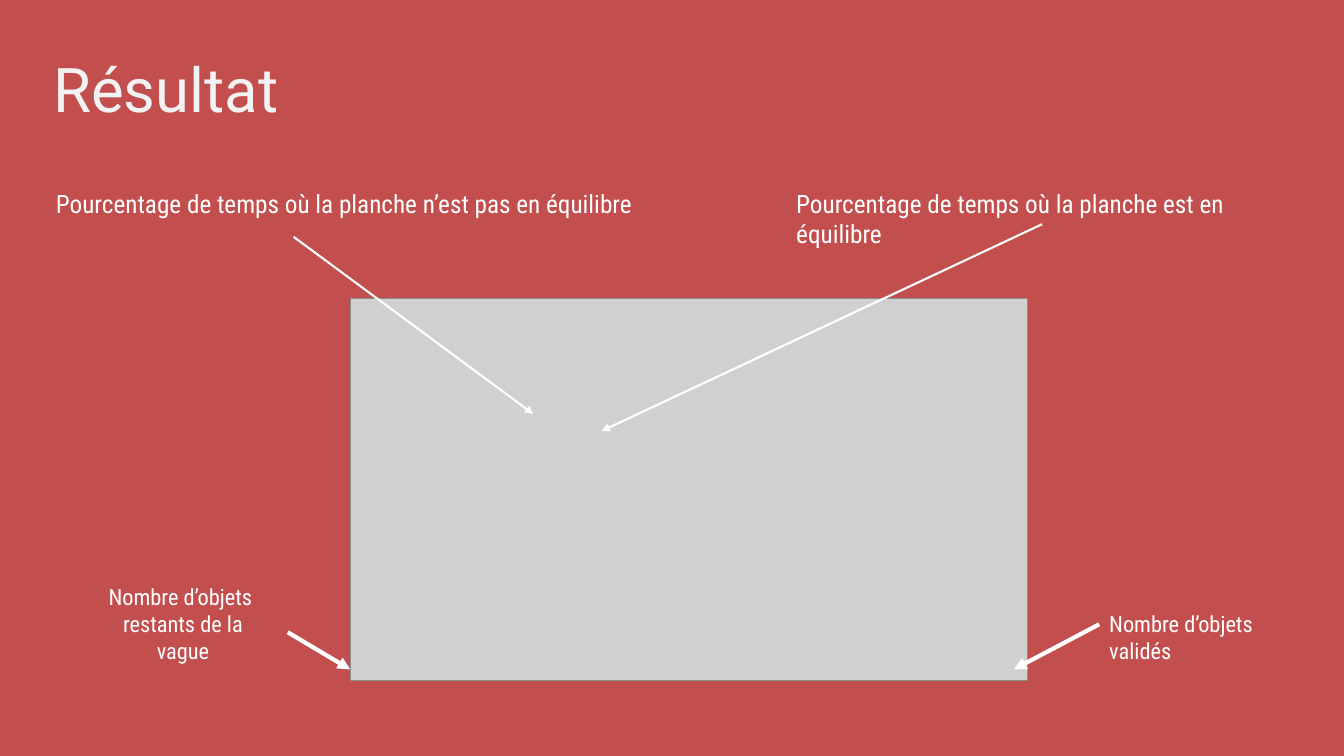
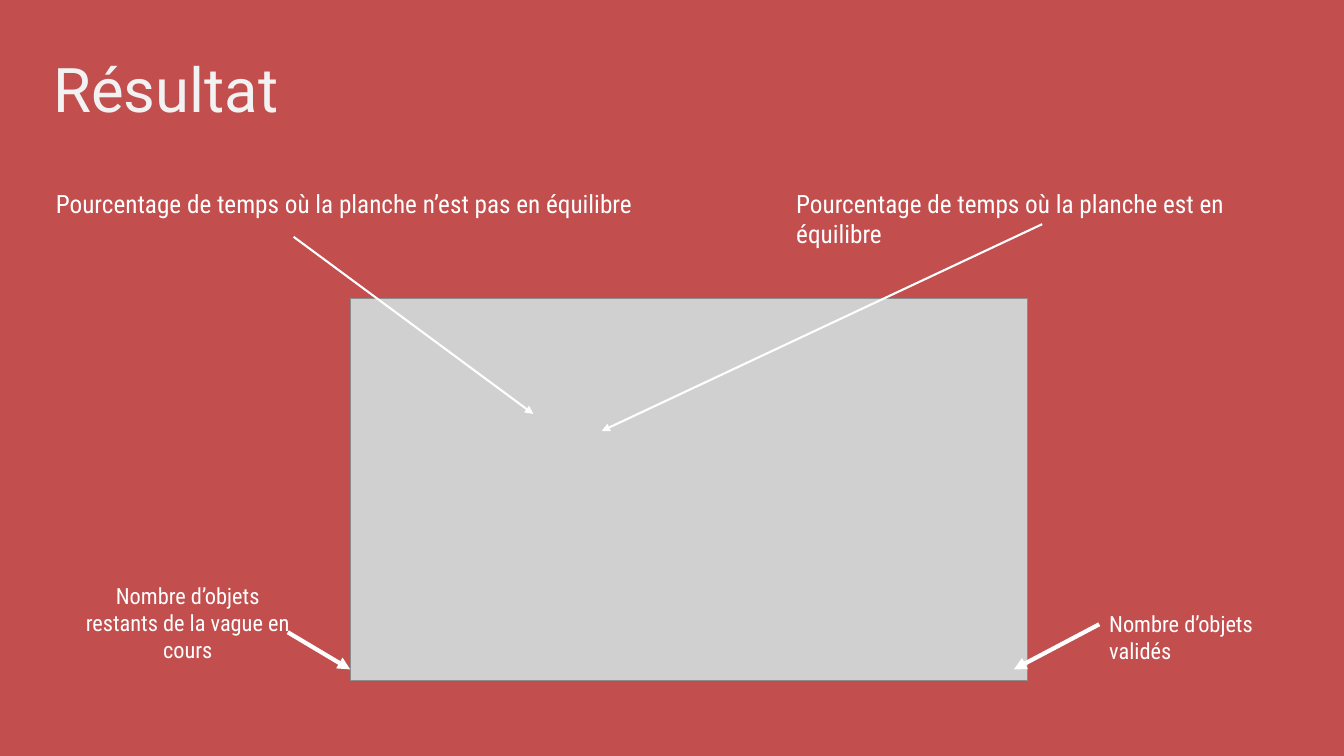
Before and after one commit to ValentinZeller/ExamenF2_BalanceYourLife, a slide deck: slide 6 of Presentation/Présentation_ValentinZeller.pptx (slide 5 before the commit). Drawn at 1344x756 pixels with LibreOffice and Linux fonts; fonts in the diff are those of the drawing; grey boxes stand for pictures. Boxes give left, top, right and bottom in pixels: in the first picture for what was removed or moved away, otherwise in the second. Text is boxed around its words. In the diff, an @@ line names an element or a change of style, - is before the commit and + after.

```diff
--- a/Presentation/Présentation_ValentinZeller.pptx
+++ b/Presentation/Présentation_ValentinZeller.pptx
@@ text at (86,587,289,658): text changed @@
-Nombre d’objets
-restants de la vague
+Nombre d’objets restants de la vague en cours
```
Also in this commit, not shown: 2 other slides changed, 2 slides added, 17 other files.
